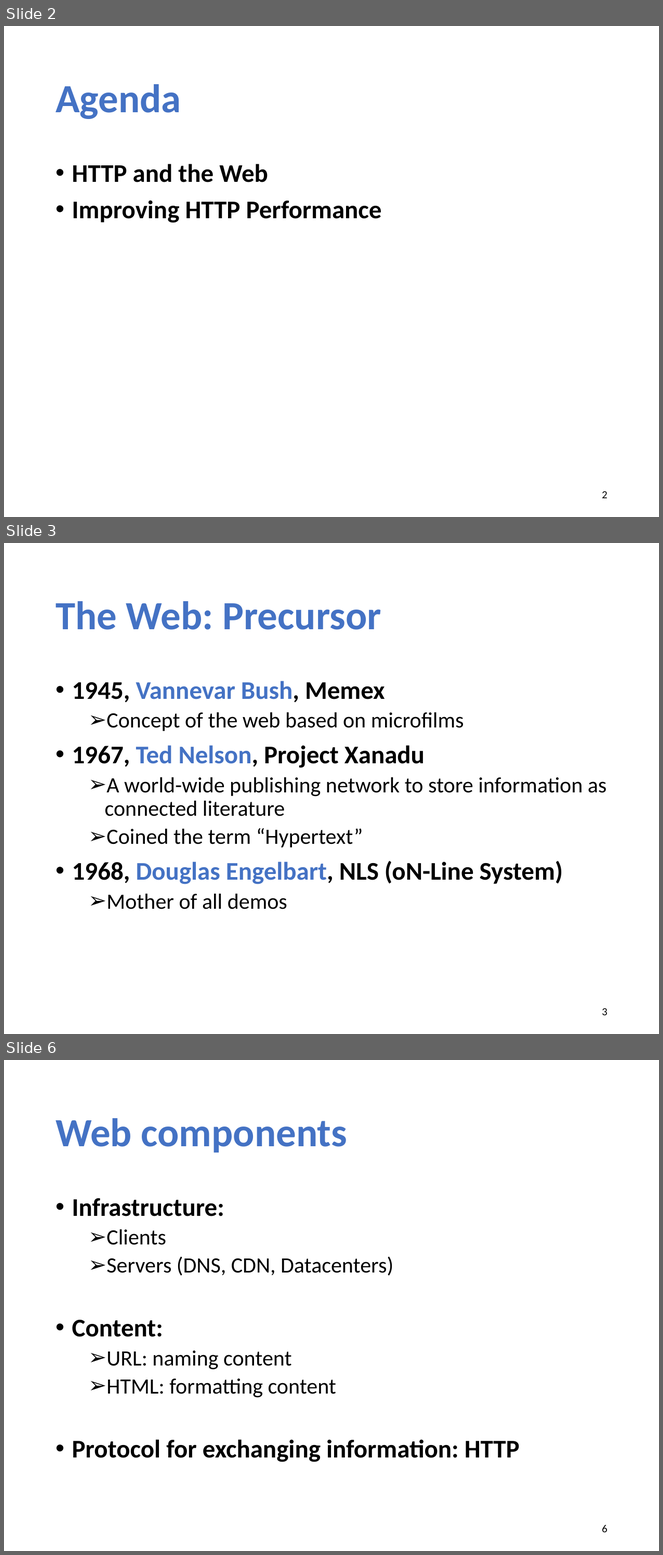
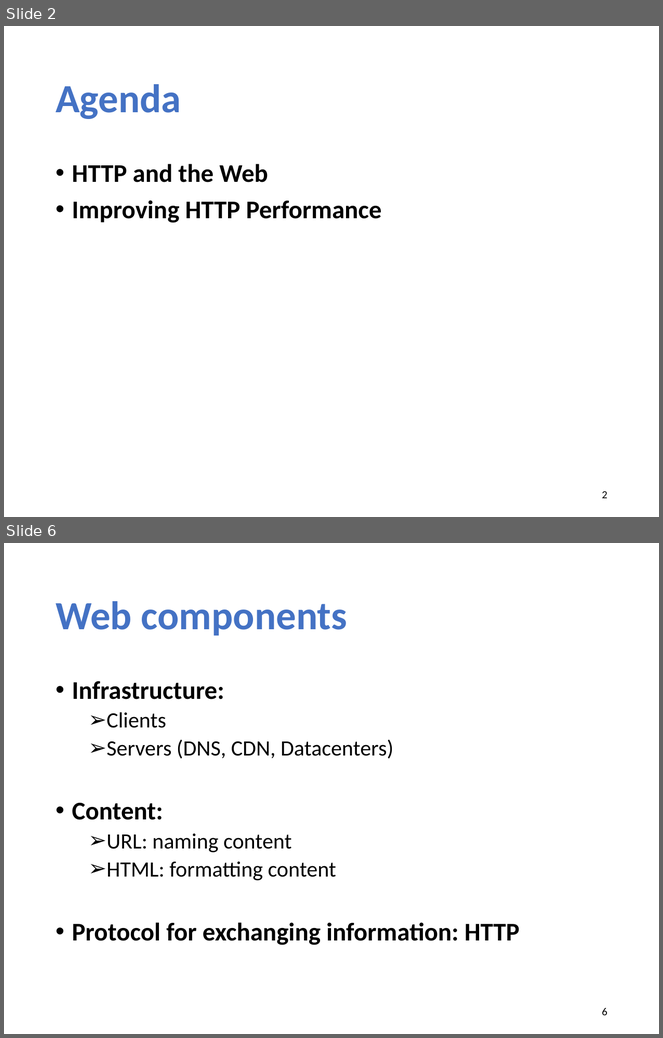
Before and after one commit to xinjin/course-net, a slide deck: slides/lec04_web.pptx. Shown one above the other, each under a label of ours: slides 2, 3 and 6 before the commit, slides 2 and 6 after it; the slides between them are not shown. The pictures are 663x1555 and 663x1038 pixels, drawn with LibreOffice and Linux fonts; fonts in the diff are those of the drawing. Boxes give left, top, right and bottom in pixels: in the first picture for what was removed or moved away, otherwise in the second. Text is boxed around its words. In the diff, an @@ line names an element or a change of style, - is before the commit and + after.

```diff
--- a/slides/lec04_web.pptx
+++ b/slides/lec04_web.pptx
@@ slide 3 removed at bbox=[4, 543, 659, 1034], background #FFFFFF @@
@@ title removed at bbox=[55, 601, 381, 630] @@
-The Web: Precursor
@@ text removed at bbox=[72, 681, 607, 910] @@
-• 1945, Vannevar Bush, Memex
-  ➢ Concept of the web based on microfilms
-• 1967, Ted Nelson, Project Xanadu
-  ➢ A world-wide publishing network to store information as connected literature
-  ➢ Coined the term “Hypertext”
-• 1968, Douglas Engelbart, NLS (oN-Line System)
-  ➢ Mother of all demos
@@ page number removed at bbox=[602, 1008, 608, 1016] @@
-3
```
Also in this commit, not shown: 5 slides changed, 1 slide added, 8 other slides removed, 2 other files.
